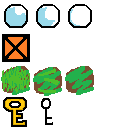
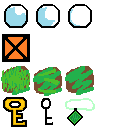
Two versions of the same layered image (128 x 128). Layer-by-layer changes:
added layer "Pasted Layer #12" above "Pasted Layer #11" over [65, 98, 95, 126]
